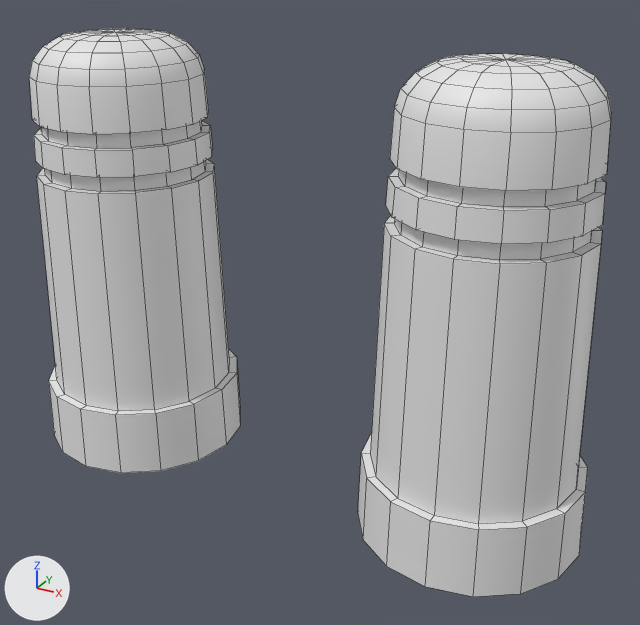
The FBX model Cyber_Siege/Assets/Models/Environment/Alleyway/Blockers_low.fbx as it was, and as the next commit left it.
The view is the same before and after, from a 50 mm camera at (-1.826, 14.578, 1.26) aimed at (-2.732, 16.224, 0.436). The axes (+X, +Y, +Z) are drawn at lower left. The lights are the same throughout. Mesh edges are drawn as thin lines. Where no turn or scale is listed for an object, it has been applied to the vertices.

The first picture shows 'Blockers_low'.
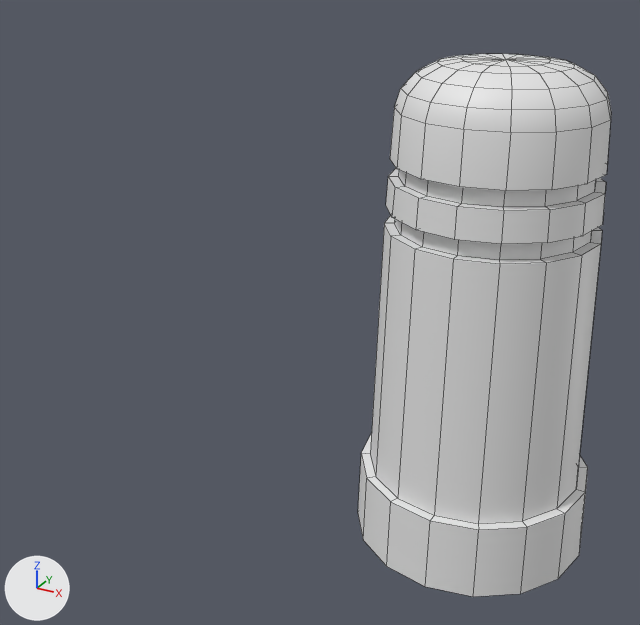
Boxes [x1, y1, x2, y2] around the edits, measured in the pictures (640 x 625 px):
'Blockers_low', reshaped (56% narrower)
    before: [29, 28, 611, 597]
    after: [358, 54, 611, 597]
part 1 of me_circle_001, deleted
    before: [29, 28, 240, 473]

What the commit changed:
me_circle_001 has 514 vertices, 512 faces and spans x -1.184..0.255, y -0.255..0.255, z 0.001..1.034.
me_circle_001 is used by ob_blockers_low; location (-2.34, 16.222, -0.005).
me_circle_001 part 1: the loose piece of 257 vertices spanning x -1.184..-0.674, y -0.255..0.255, z 0.001..1.034 is deleted.
